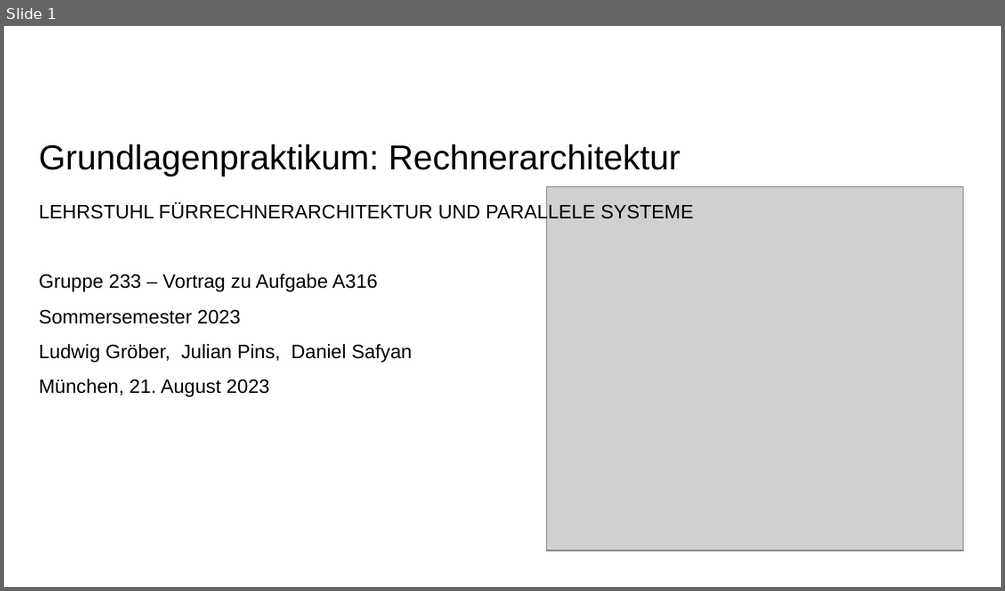
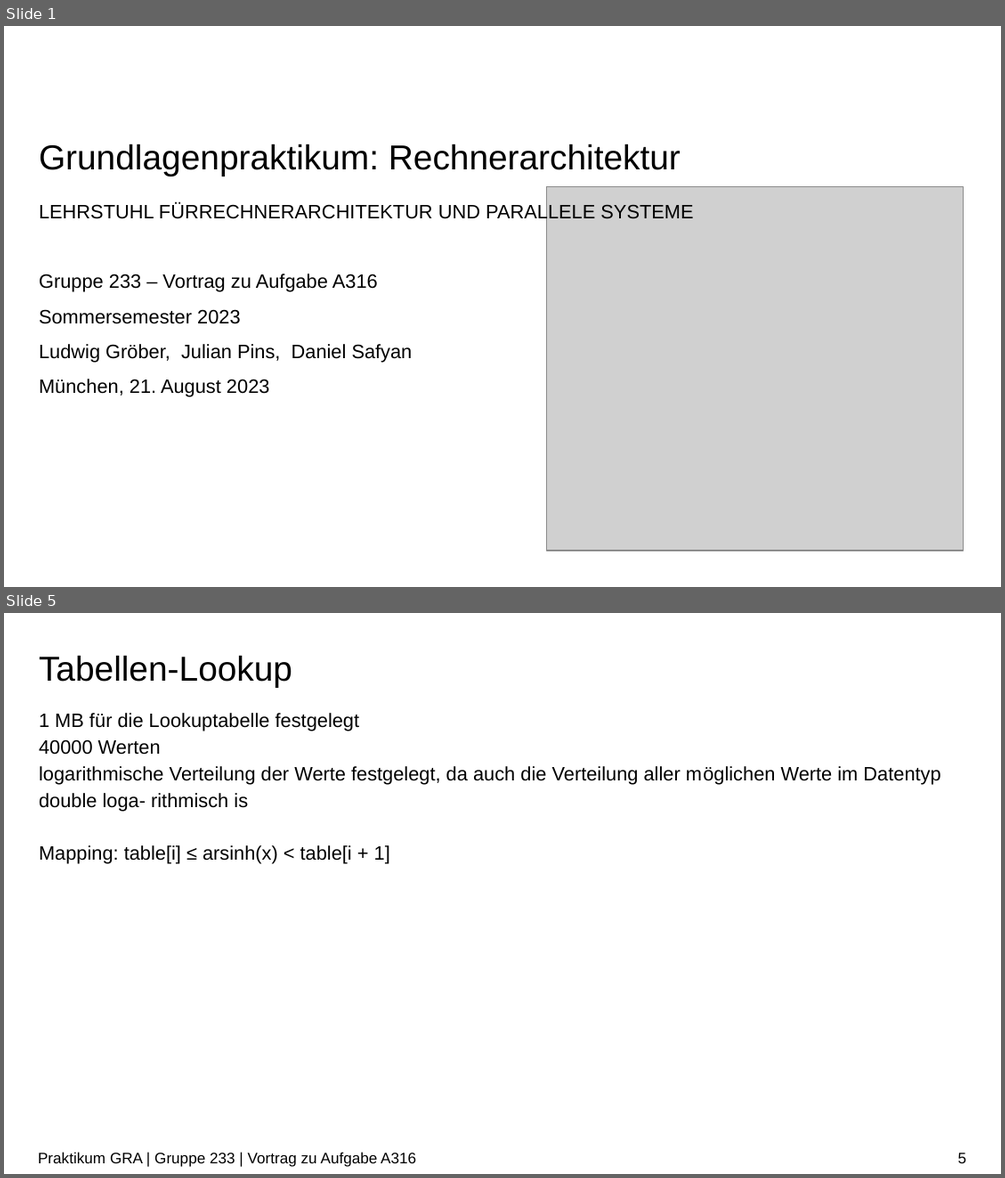
Before and after one commit to ludwiggr/ArSinH, a slide deck: Vortrag/Vortrag.pptx. Shown one above the other, each under a label of ours: slide 1 before the commit, slides 1 and 5 after it; the slides between them are not shown. The pictures are 1005x591 and 1005x1178 pixels, drawn with LibreOffice and Linux fonts; fonts in the diff are those of the drawing; grey boxes stand for pictures; background and template pictures are left out. Boxes give left, top, right and bottom in pixels: in the first picture for what was removed or moved away, otherwise in the second. Text is boxed around its words. In the diff, an @@ line names an element or a change of style, - is before the commit and + after.

Commit message:
neuer Ordner, Vortrag Update, latex Links fixed

```diff
--- a/Vortrag/Vortrag.pptx
+++ b/Vortrag/Vortrag.pptx
@@ slide 5 added at bbox=[4, 613, 1001, 1174], background #FFFFFF @@
@@ title added at bbox=[39, 655, 292, 688], 25 pt, text #000000 @@
+Tabellen-Lookup
@@ text added at bbox=[39, 713, 940, 864], 14 pt, text #000000 @@
+1 MB für die Lookuptabelle festgelegt
+40000 Werten
+logarithmische Verteilung der Werte festgelegt, da auch die Verteilung aller möglichen Werte im Datentyp double loga- rithmisch is
+Mapping: table[i] ≤ arsinh(x) < table[i + 1]
@@ text added at bbox=[38, 1151, 416, 1167], 11 pt, text #000000 @@
+Praktikum GRA | Gruppe 233 | Vortrag zu Aufgabe A316
@@ page number added at bbox=[958, 1152, 967, 1163], 11 pt, text #000000 @@
+5
```
Also in this commit, not shown: 14 slides changed, 2 other slides added, 1 slide removed, 5 other files.
